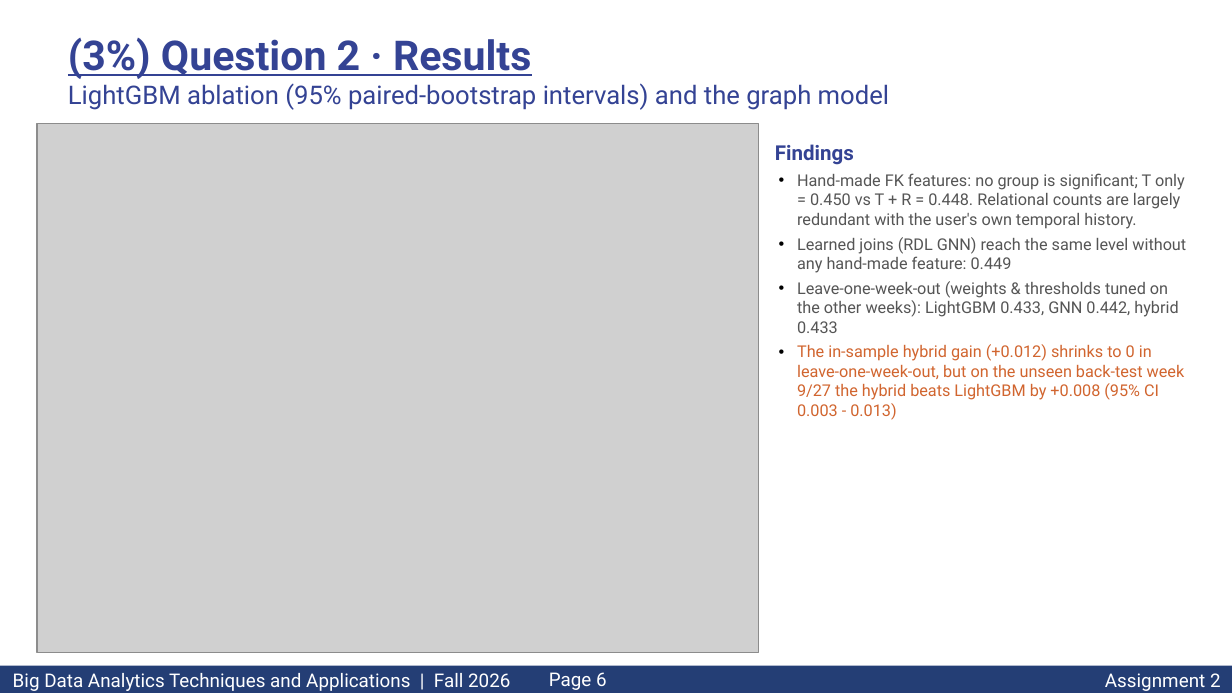
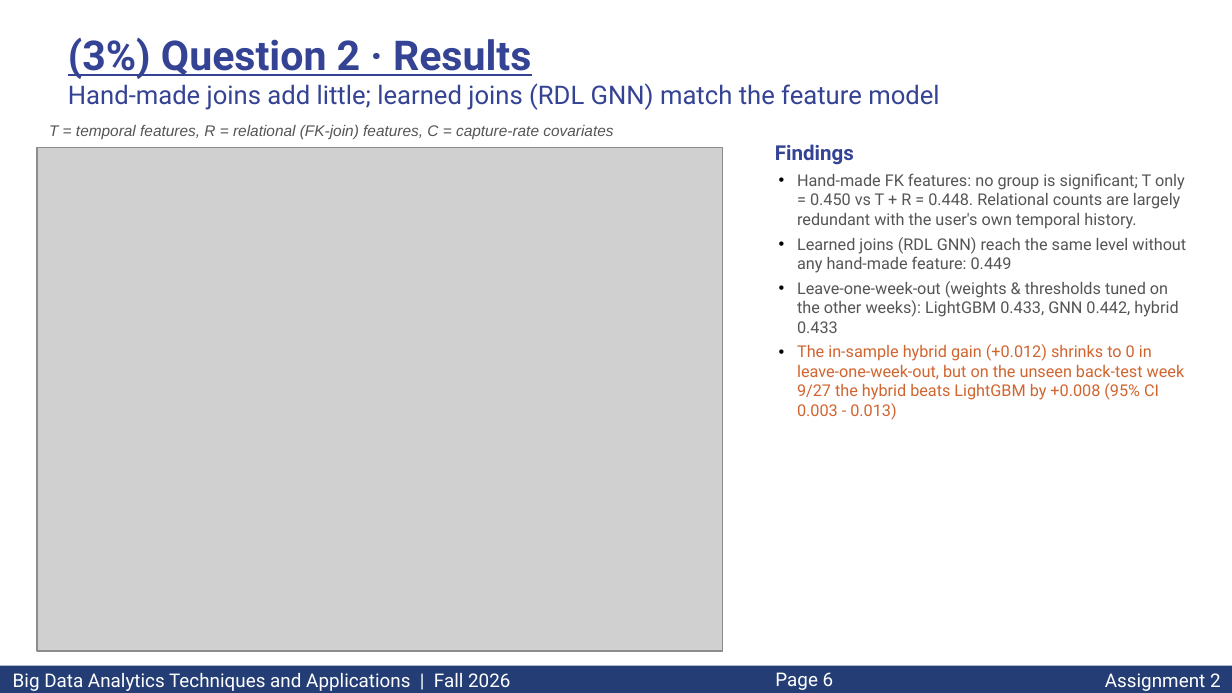
Before and after one commit to hsinyumg13-oss/BigData2026-Assignment2, a slide deck: slide 6 of slides/Asg2_113701031.pptx. Drawn at 1232x693 pixels with LibreOffice and Linux fonts; fonts in the diff are those of the drawing; grey boxes stand for pictures. Boxes give left, top, right and bottom in pixels: in the first picture for what was removed or moved away, otherwise in the second. Text is boxed around its words. In the diff, an @@ line names an element or a change of style, - is before the commit and + after.

```diff
--- a/slides/Asg2_113701031.pptx
+++ b/slides/Asg2_113701031.pptx
@@ text at bbox=[68, 83, 939, 110]: text changed @@
-LightGBM ablation (95% paired-bootstrap intervals) and the graph model
+Hand-made joins add little; learned joins (RDL GNN) match the feature model
@@ picture: place and size @@
-picture at bbox=[37, 123, 759, 653]
+picture at bbox=[37, 148, 722, 650]
@@ text added at bbox=[49, 125, 613, 139], 9 pt, text #555555, italic @@
+T = temporal features, R = relational (FK-join) features, C = capture-rate covariates
@@ page number: place and size @@
-page number at bbox=[549, 672, 607, 690]
+page number at bbox=[775, 672, 834, 690]
```
Also in this commit, not shown: 15 other slides changed, 3 other files.
